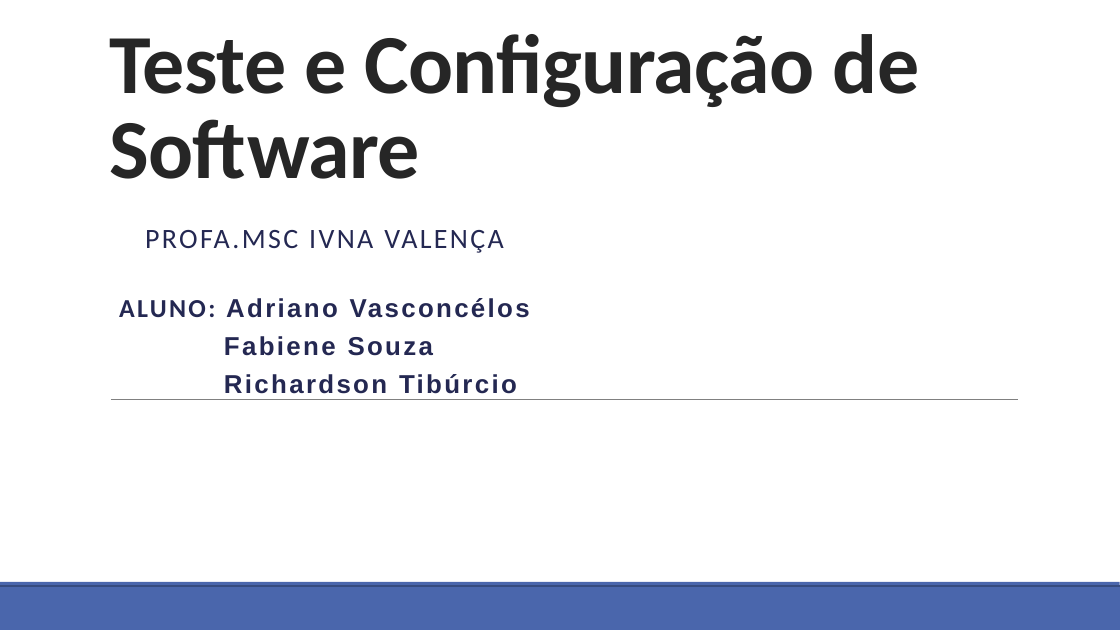
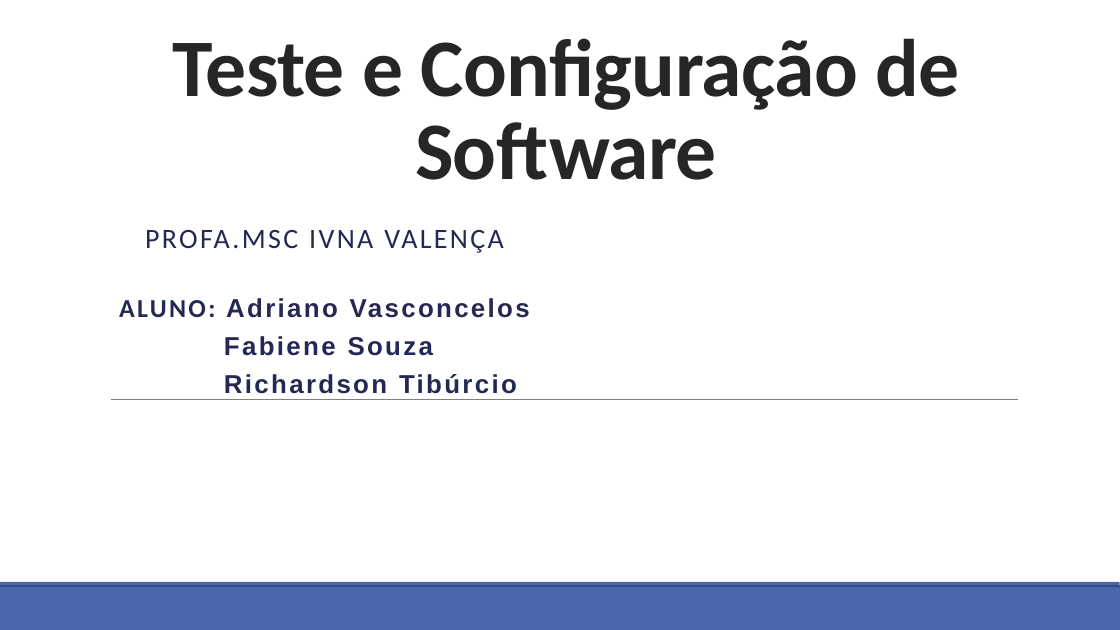
Before and after one commit to richardsontiburcio/TesteDeSoftware, a slide deck: slide 1 of CT-Apresentacao/Apresentacao.pptx. Drawn at 1120x630 pixels with LibreOffice and Linux fonts; fonts in the diff are those of the drawing; background and template pictures are left out. Boxes give left, top, right and bottom in pixels: in the first picture for what was removed or moved away, otherwise in the second. Text is boxed around its words. In the diff, an @@ line names an element or a change of style, - is before the commit and + after.

```diff
--- a/CT-Apresentacao/Apresentacao.pptx
+++ b/CT-Apresentacao/Apresentacao.pptx
@@ title "Teste e Configuração de Software" moved from (x1=109, y1=34, x2=920, y2=179) to (x1=173, y1=38, x2=959, y2=180) @@
@@ title "Teste e Configuração de Software" at (x1=173, y1=38, x2=959, y2=180): size 72 to 70 pt; alignment left to centre @@
@@ text at (x1=119, y1=298, x2=530, y2=318): text changed @@
-ALUNO: Adriano Vasconcélos
+ALUNO: Adriano Vasconcelos
```
Also in this commit, not shown: 5 other slides changed.
